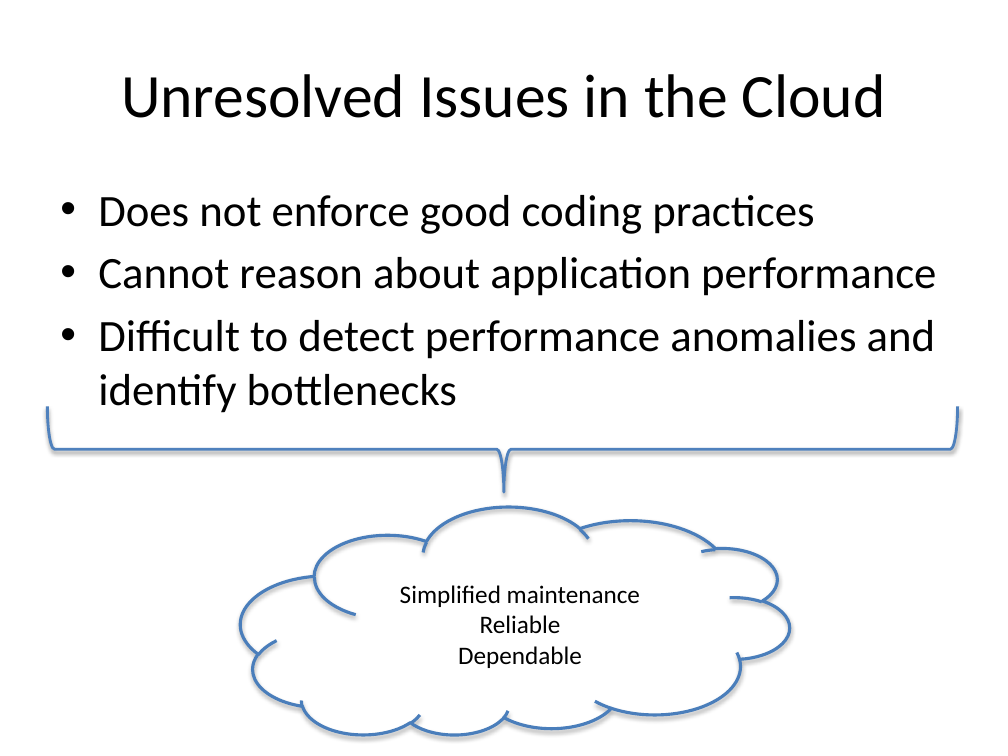
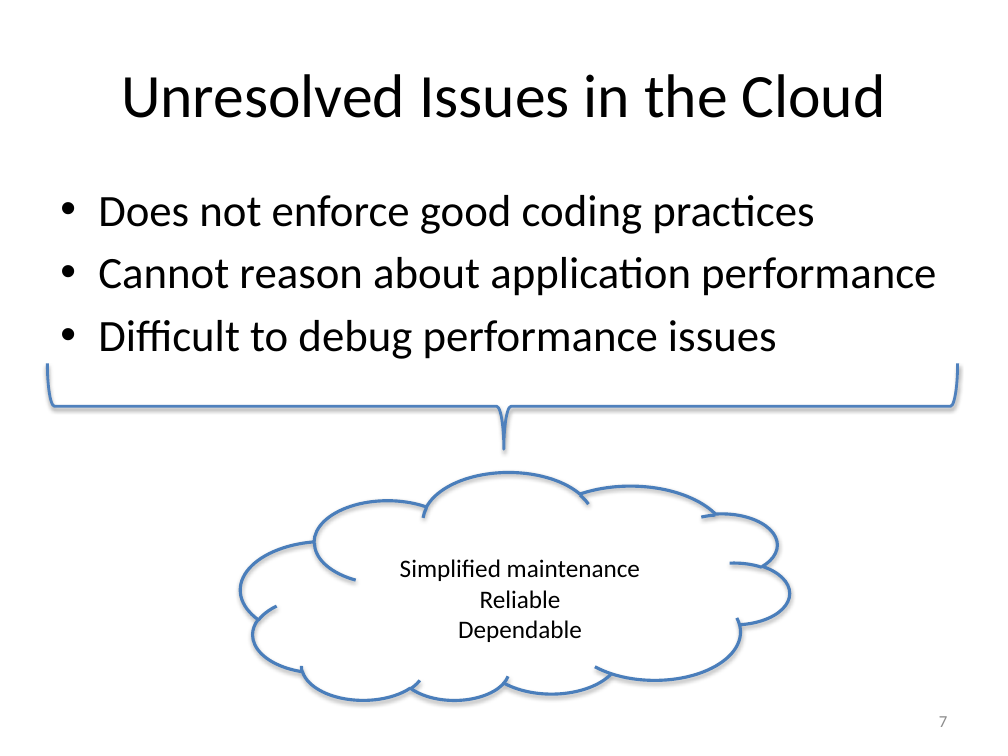
Before and after one commit to Dithn/eager-appscale, a slide deck: slide 7 of Eager/elk-experiment/appserver/system_design.pptx. Drawn at 1008x756 pixels with LibreOffice and Linux fonts; fonts in the diff are those of the drawing. Boxes give left, top, right and bottom in pixels: in the first picture for what was removed or moved away, otherwise in the second. Text is boxed around its words. In the diff, an @@ line names an element or a change of style, - is before the commit and + after.

```diff
--- a/Eager/elk-experiment/appserver/system_design.pptx
+++ b/Eager/elk-experiment/appserver/system_design.pptx
@@ text at [98,320,777,359]: text changed @@
-• Difficult to detect performance anomalies and identify bottlenecks
+• Difficult to debug performance issues
@@ left brace: place and size @@
-left brace at [47,406,958,492]
+left brace at [47,364,958,450]
@@ cloud: place and size @@
-cloud at [241,508,789,736]
+cloud at [241,474,789,702]
@@ text "Simplified maintenance": place and size @@
-text "Simplified maintenance" at [400,585,640,668]
+text "Simplified maintenance" at [400,559,640,642]
@@ page number added at [939,716,947,727], 12 pt, text #8C8C8C @@
+7
```
Also in this commit, not shown: 43 other slides changed.
